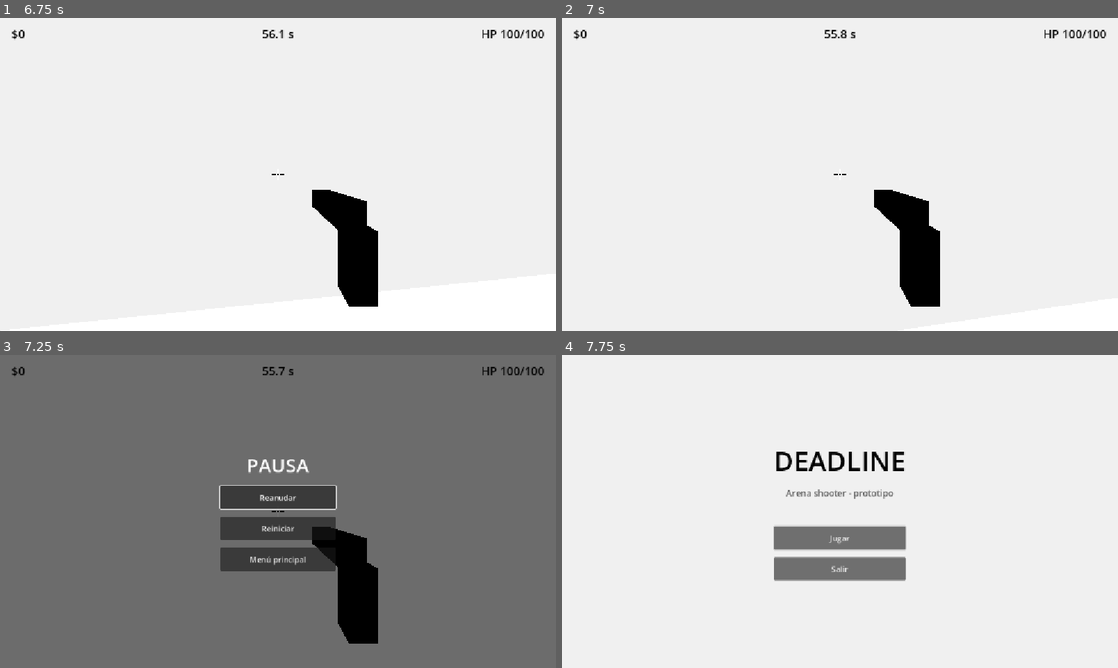
Above: before the commit, frames 1-4 (two rows, left to right).
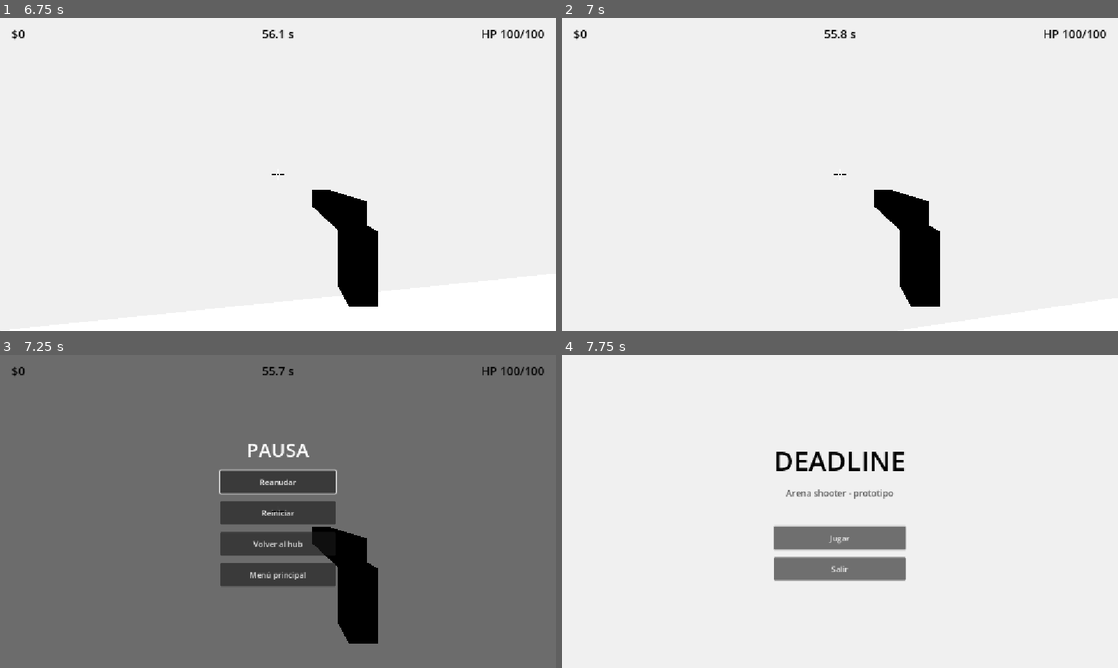
Above: after the commit, the same moments.

Repository: Veilen1/Deadline
Game: Godot game, scene res://scenes/ui/main_menu.tscn
Two runs of this game, one before a commit and one after it. Both use one fixed random seed, a clock stepped at 60 frames per second and the inputs below.
Inputs (mouse positions are in pixels of both pictures, inside the frame that each line leads up to):
- Up to frame 1 (6.75 s): click "Jugar" at 0.5 s; click "Menú principal" at 1.25 s; click "Jugar" at 2 s; click "Jugar" at 2.75 s; move the mouse to (305, 174) at 3.52 s; press the mouse at (305, 174) at 3.53 s; hold W (move_forward) from 3.53 s (still down); move the mouse to (250, 174) at 4.27 s; release the mouse at (250, 174) at 4.28 s; click (250, 174) at 4.35 s; move the mouse to (289, 168) at 5.02 s; press the mouse at (289, 168) at 5.03 s; move the mouse to (272, 180) at 5.77 s; release the mouse at (272, 180) at 5.78 s; click (272, 180) at 5.85 s; move the mouse to (316, 177) at 6.52 s; press the mouse at (316, 177) at 6.53 s
- Up to frame 2 (7 s): keep holding W (move_forward)
- Up to frame 3 (7.25 s): keep holding W (move_forward); tap Escape (ui_cancel) at 7.15 s
- Up to frame 4 (7.75 s): release W (move_forward) at 7.25 s; release the mouse at (878, 514) at 7.25 s; click "Menú principal" at 7.25 s

Frames 1-2 are identical in both runs. In frame 3, 4.6% of the frame differs, in the area x 39-61%, y 28-74%; in frame 4, nothing differs.

Commit message:
feat(ui): volver al hub desde fin de run y pausa

Diff:
--- a/scenes/ui/game_over_menu.gd
+++ b/scenes/ui/game_over_menu.gd
@@ -1,18 +1,18 @@
 extends Control
 
-const MAIN_MENU_SCENE: String = "res://scenes/ui/main_menu.tscn"
+const HUB_SCENE: String = "res://scenes/ui/hub.tscn"
 
 @onready var reason_label: Label = $CenterContainer/Menu/ReasonLabel
 @onready var money_label: Label = $CenterContainer/Menu/MoneyLabel
 @onready var retry_button: Button = $CenterContainer/Menu/RetryButton
-@onready var main_menu_button: Button = $CenterContainer/Menu/MainMenuButton
+@onready var hub_button: Button = $CenterContainer/Menu/HubButton
 
 
 func _ready() -> void:
 	hide()
 	process_mode = Node.PROCESS_MODE_ALWAYS
 	retry_button.pressed.connect(_on_retry_pressed)
-	main_menu_button.pressed.connect(_on_main_menu_pressed)
+	hub_button.pressed.connect(_on_hub_pressed)
 
 
 func show_result(reason: String, money: int) -> void:
@@ -40,7 +40,7 @@
 	get_tree().reload_current_scene()
 
 
-func _on_main_menu_pressed() -> void:
+func _on_hub_pressed() -> void:
 	get_tree().paused = false
 	Input.mouse_mode = Input.MOUSE_MODE_VISIBLE
-	get_tree().change_scene_to_file(MAIN_MENU_SCENE)
+	get_tree().change_scene_to_file(HUB_SCENE)
--- a/scenes/ui/game_over_menu.tscn
+++ b/scenes/ui/game_over_menu.tscn
@@ -64,7 +64,7 @@
 layout_mode = 2
 text = "Reintentar"
 
-[node name="MainMenuButton" type="Button" parent="CenterContainer/Menu"]
+[node name="HubButton" type="Button" parent="CenterContainer/Menu"]
 custom_minimum_size = Vector2(240, 48)
 layout_mode = 2
-text = "Menú principal"
+text = "Volver al hub"
--- a/scenes/ui/pause_menu.gd
+++ b/scenes/ui/pause_menu.gd
@@ -1,9 +1,11 @@
 extends Control
 
 const MAIN_MENU_SCENE: String = "res://scenes/ui/main_menu.tscn"
+const HUB_SCENE: String = "res://scenes/ui/hub.tscn"
 
 @onready var resume_button: Button = $CenterContainer/Menu/ResumeButton
 @onready var restart_button: Button = $CenterContainer/Menu/RestartButton
+@onready var hub_button: Button = $CenterContainer/Menu/HubButton
 @onready var main_menu_button: Button = $CenterContainer/Menu/MainMenuButton
 
 
@@ -12,6 +14,7 @@
 	process_mode = Node.PROCESS_MODE_ALWAYS
 	resume_button.pressed.connect(_on_resume_pressed)
 	restart_button.pressed.connect(_on_restart_pressed)
+	hub_button.pressed.connect(_on_hub_pressed)
 	main_menu_button.pressed.connect(_on_main_menu_pressed)
 
 
@@ -49,6 +52,12 @@
 	get_tree().reload_current_scene()
 
 
+func _on_hub_pressed() -> void:
+	get_tree().paused = false
+	Input.mouse_mode = Input.MOUSE_MODE_VISIBLE
+	get_tree().change_scene_to_file(HUB_SCENE)
+
+
 func _on_main_menu_pressed() -> void:
 	get_tree().paused = false
 	Input.mouse_mode = Input.MOUSE_MODE_VISIBLE
--- a/scenes/ui/pause_menu.tscn
+++ b/scenes/ui/pause_menu.tscn
@@ -51,6 +51,11 @@
 layout_mode = 2
 text = "Reiniciar"
 
+[node name="HubButton" type="Button" parent="CenterContainer/Menu"]
+custom_minimum_size = Vector2(240, 48)
+layout_mode = 2
+text = "Volver al hub"
+
 [node name="MainMenuButton" type="Button" parent="CenterContainer/Menu"]
 custom_minimum_size = Vector2(240, 48)
 layout_mode = 2
